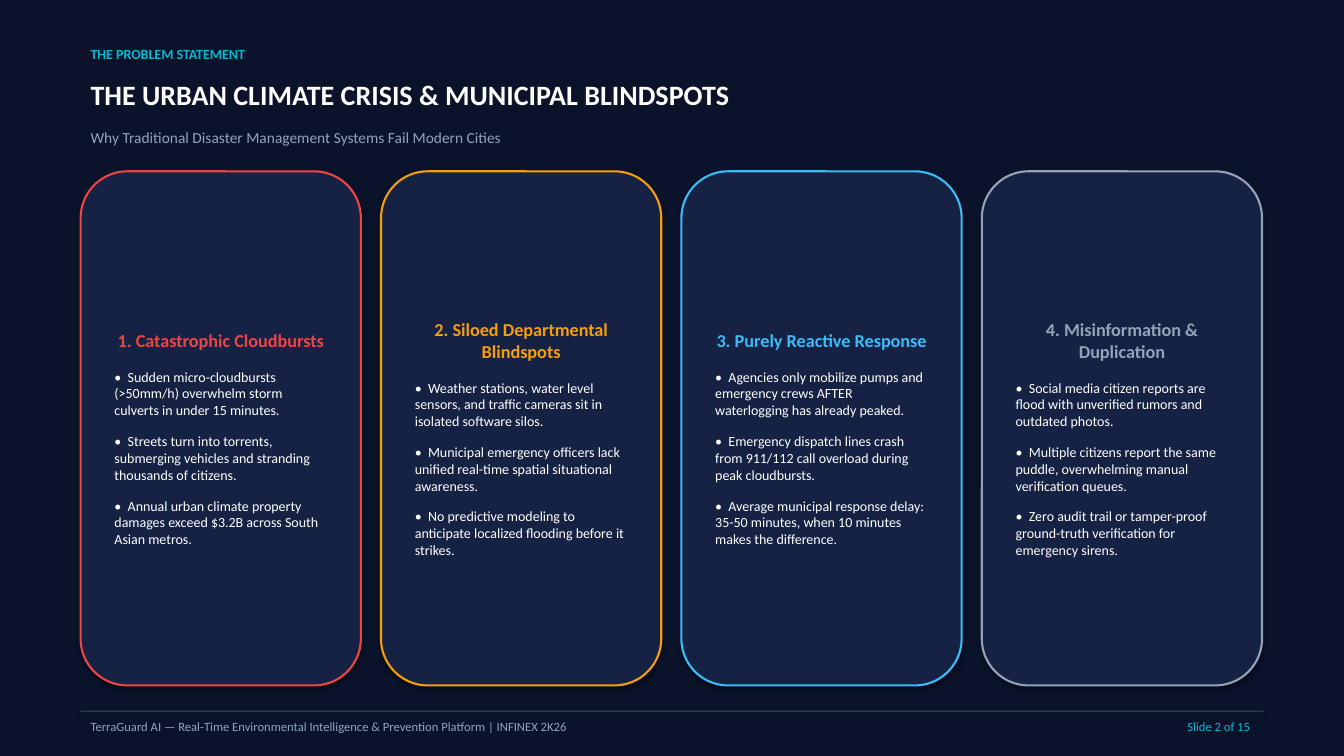
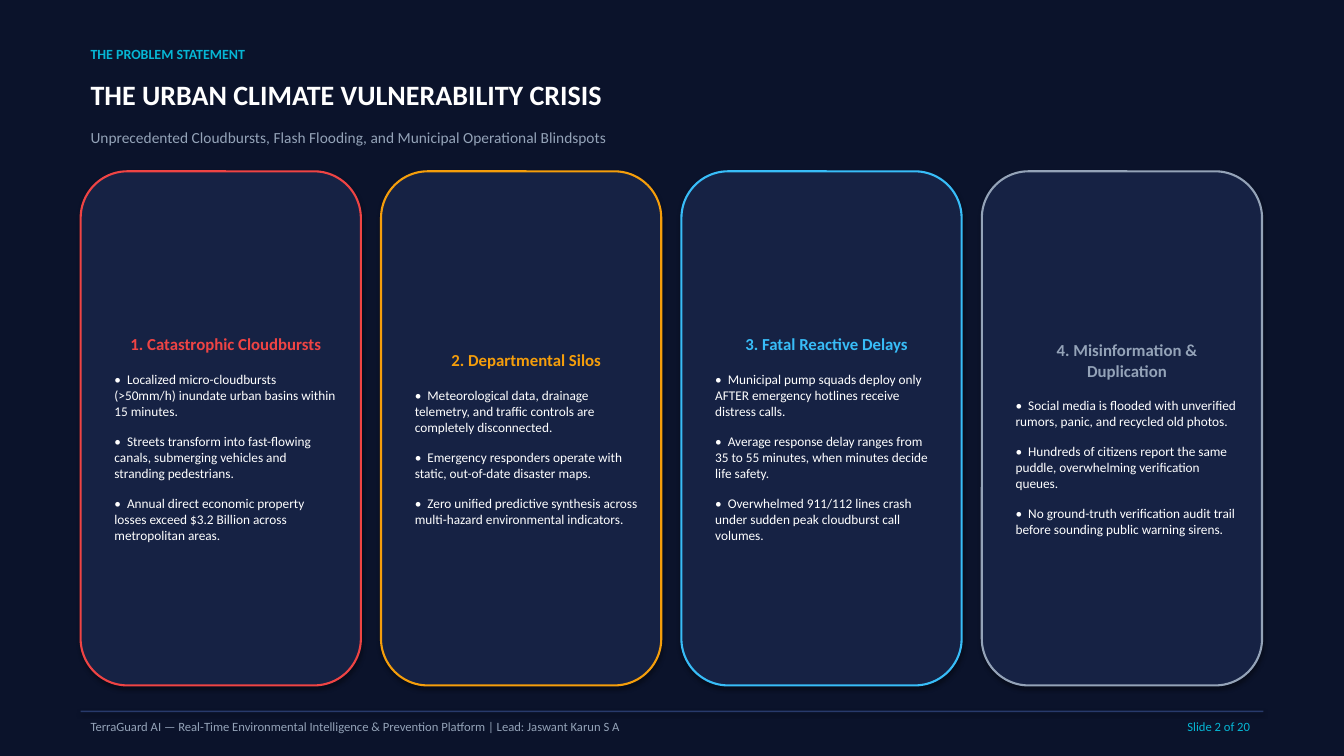
Before and after one commit to Jaswant-Karun/TerraGuard-AI, a slide deck: slide 2 of INFINEX_2K26_TerraGuard_AI_Presentation.pptx. Drawn at 1344x756 pixels with LibreOffice and Linux fonts; fonts in the diff are those of the drawing. Boxes give left, top, right and bottom in pixels: in the first picture for what was removed or moved away, otherwise in the second. Text is boxed around its words. In the diff, an @@ line names an element or a change of style, - is before the commit and + after.

```diff
--- a/INFINEX_2K26_TerraGuard_AI_Presentation.pptx
+++ b/INFINEX_2K26_TerraGuard_AI_Presentation.pptx
@@ text at (91,86,602,106): text changed @@
-THE URBAN CLIMATE CRISIS & MUNICIPAL BLINDSPOTS
+THE URBAN CLIMATE VULNERABILITY CRISIS
@@ text at (91,132,606,146): text changed @@
-Why Traditional Disaster Management Systems Fail Modern Cities
+Unprecedented Cloudbursts, Flash Flooding, and Municipal Operational Blindspots
@@ text in rounded rectangle at (130,338,321,353): size 13 to 12 pt in "1. Catastrophic Cloudbursts" @@
@@ text in rounded rectangle at (415,354,638,524): text changed; size 10 to 9.5 pt @@
-2. Siloed Departmental Blindspots
-• Weather stations, water level sensors, and traffic cameras sit in isolated software silos.
-• Municipal emergency officers lack unified real-time spatial situational awareness.
-• No predictive modeling to anticipate localized flooding before it strikes.
+2. Departmental Silos
+• Meteorological data, drainage telemetry, and traffic controls are completely disconnected.
+• Emergency responders operate with static, out-of-date disaster maps.
+• Zero unified predictive synthesis across multi-hazard environmental indicators.
@@ text in rounded rectangle at (715,338,928,540): text changed; size 10 to 9.5 pt @@
-3. Purely Reactive Response
-• Agencies only mobilize pumps and emergency crews AFTER waterlogging has already peaked.
-• Emergency dispatch lines crash from 911/112 call overload during peak cloudbursts.
-• Average municipal response delay: 35-50 minutes, when 10 minutes makes the difference.
+3. Fatal Reactive Delays
+• Municipal pump squads deploy only AFTER emergency hotlines receive distress calls.
+• Average response delay ranges from 35 to 55 minutes, when minutes decide life safety.
+• Overwhelmed 911/112 lines crash under sudden peak cloudburst call volumes.
@@ text in rounded rectangle at (1057,344,1181,380): size 13 to 12 pt in "4. Misinformation & Duplication" @@
@@ text in rounded rectangle at (114,374,335,542): text changed; size 10 to 9.5 pt @@
-• Sudden micro-cloudbursts (>50mm/h) overwhelm storm culverts in under 15 minutes.
-• Streets turn into torrents, submerging vehicles and stranding thousands of citizens.
-• Annual urban climate property damages exceed $3.2B across South Asian metros.
+• Localized micro-cloudbursts (>50mm/h) inundate urban basins within 15 minutes.
+• Streets transform into fast-flowing canals, submerging vehicles and stranding pedestrians.
+• Annual direct economic property losses exceed $3.2 Billion across metropolitan areas.
@@ text in rounded rectangle at (1016,400,1235,537): text changed; size 10 to 9.5 pt @@
-• Social media citizen reports are flood with unverified rumors and outdated photos.
-• Multiple citizens report the same puddle, overwhelming manual verification queues.
-• Zero audit trail or tamper-proof ground-truth verification for emergency sirens.
+• Social media is flooded with unverified rumors, panic, and recycled old photos.
+• Hundreds of citizens report the same puddle, overwhelming verification queues.
+• No ground-truth verification audit trail before sounding public warning sirens.
@@ text at (91,722,619,733): text changed @@
-TerraGuard AI — Real-Time Environmental Intelligence & Prevention Platform | INFINEX 2K26
+TerraGuard AI — Real-Time Environmental Intelligence & Prevention Platform | Lead: Jaswant Karun S A
@@ text at (1187,722,1250,731): text changed @@
-Slide 2 of 15
+Slide 2 of 20
```
Also in this commit, not shown: 7 other slides changed, 12 slides added, 7 slides removed, 2 other files.
